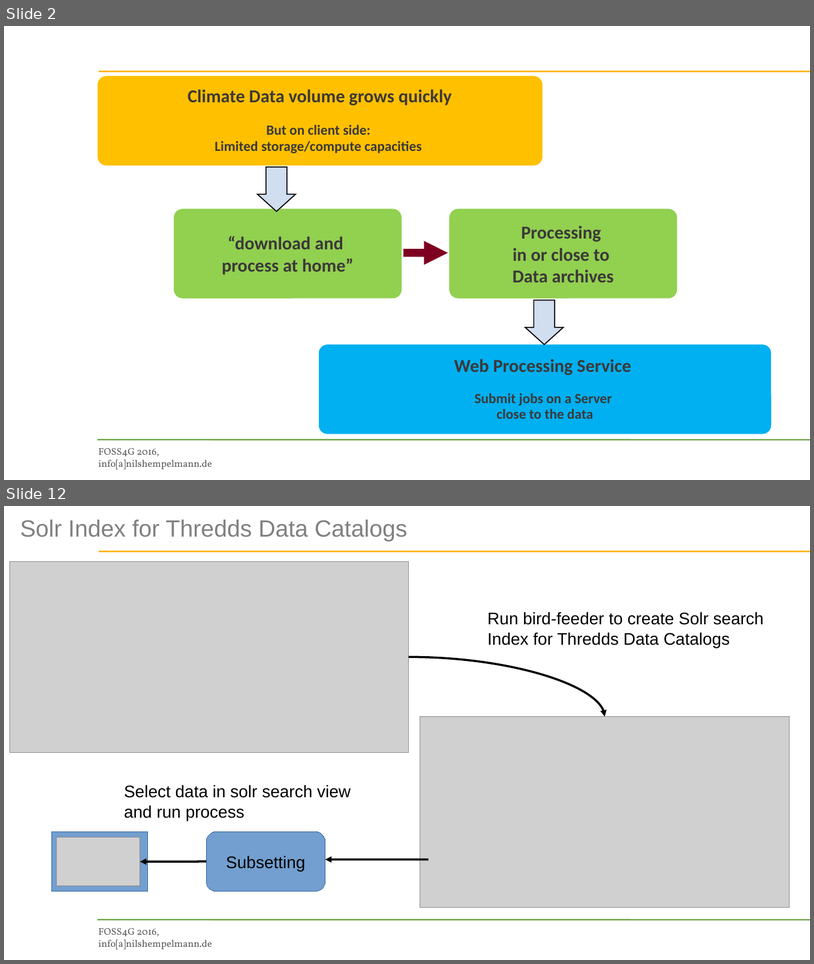
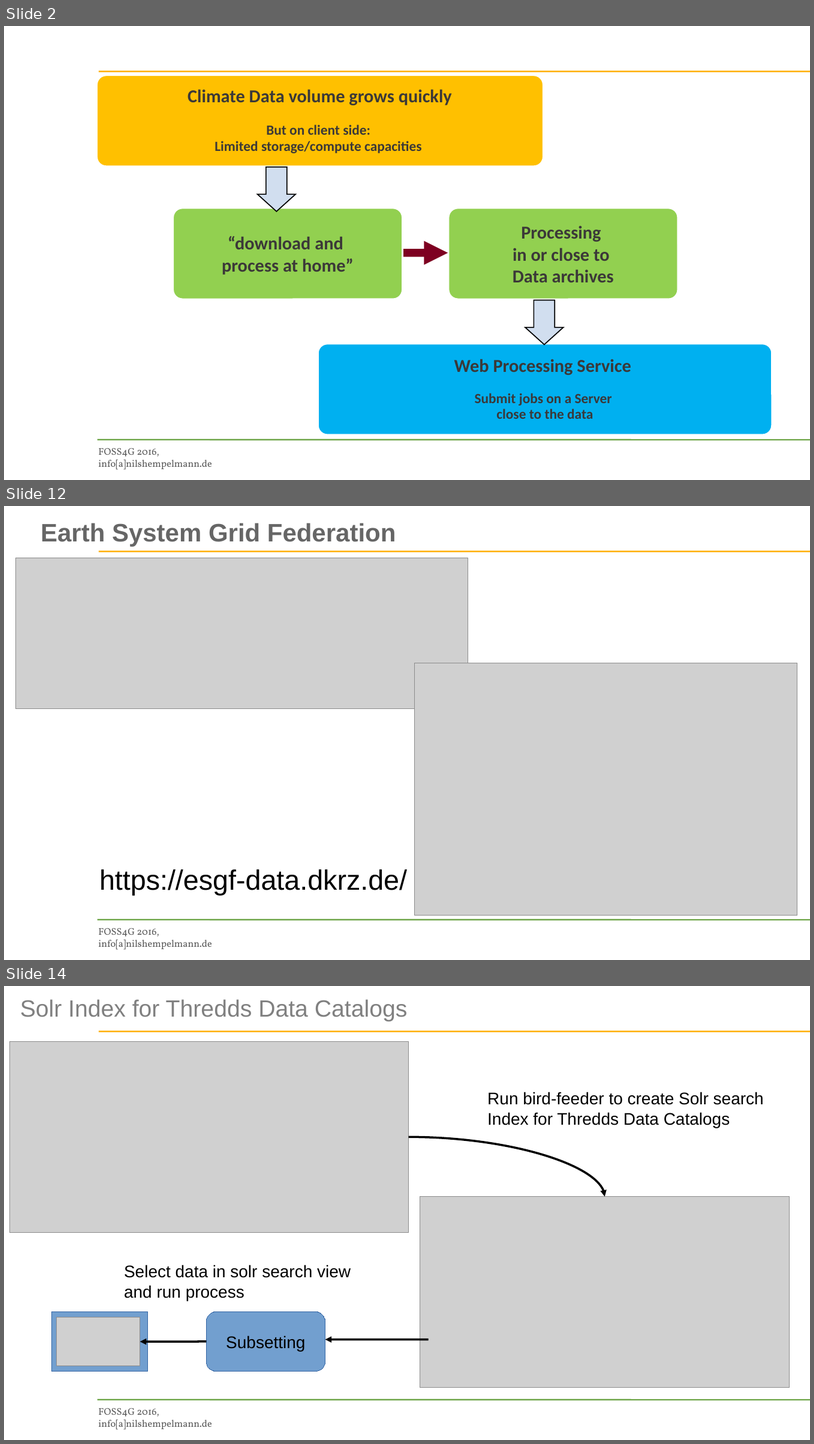
Before and after one commit to bird-house/birdhouse-docs, a slide deck: slides/birdhouse-foss4g-2016/Hempelmann_foss4g2016.odp. Shown one above the other, each under a label of ours: slides 2 and 12 before the commit, slides 2, 12 and 14 after it; the slides between them are not shown. The pictures are 814x964 and 814x1444 pixels, drawn with LibreOffice and Linux fonts; fonts in the diff are those of the drawing; grey boxes stand for pictures; background and template pictures are left out. Boxes give left, top, right and bottom in pixels: in the first picture for what was removed or moved away, otherwise in the second. Text is boxed around its words. In the diff, an @@ line names an element or a change of style, - is before the commit and + after.

```diff
--- a/slides/birdhouse-foss4g-2016/Hempelmann_foss4g2016.odp
+++ b/slides/birdhouse-foss4g-2016/Hempelmann_foss4g2016.odp
@@ slide 12 added at [4, 506, 810, 960], background picture (left out); not listed: 3 template elements that a slide beside it also shows @@
@@ text added at [41, 523, 396, 546], 36 pt, text #666666, bold @@
+Earth System Grid Federation
@@ picture added at [16, 558, 468, 709] @@
@@ picture added at [415, 663, 798, 915] @@
@@ text added at [99, 869, 407, 895], 40 pt, text #000000 @@
+https://esgf-data.dkrz.de/
@@ what was slide 12 is now slide 14 @@
```
Also in this commit, not shown: 10 slides changed, 8 other slides added, 1 slide removed, 2 other files.
